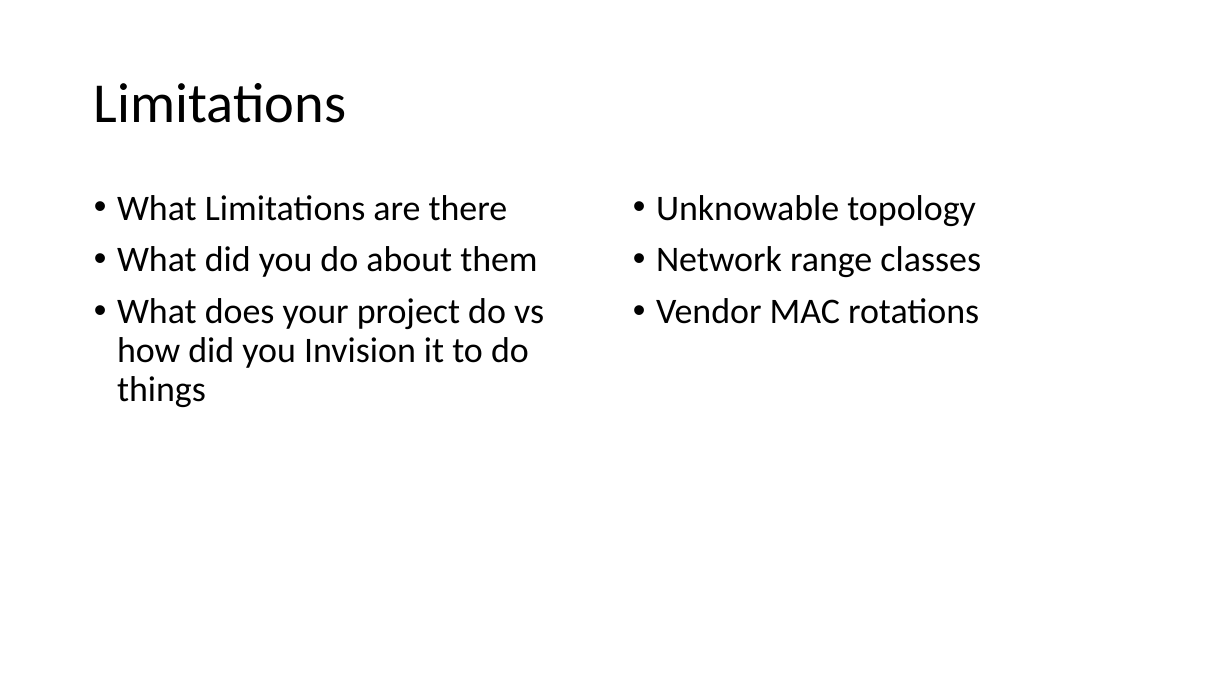
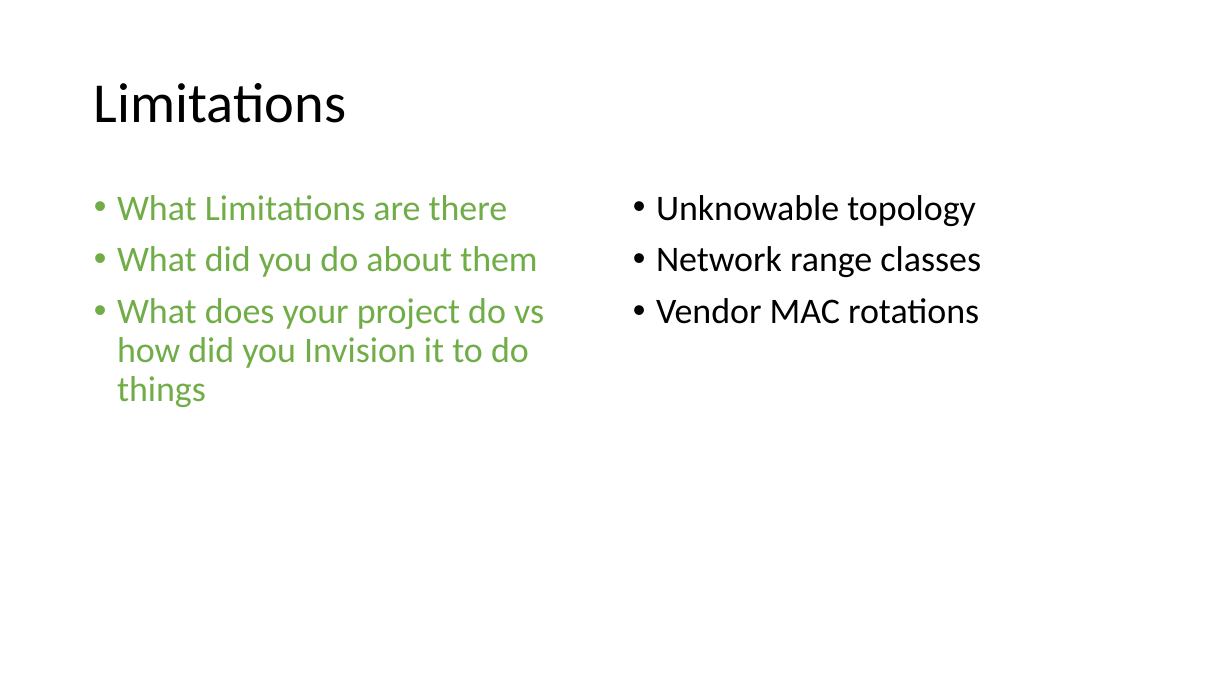
Before and after one commit to Morganplant/Crowd-Detection-System-Docs, a slide deck: slide 7 of Report Topics.pptx. Drawn at 1232x693 pixels with LibreOffice and Linux fonts; fonts in the diff are those of the drawing. Boxes give left, top, right and bottom in pixels: in the first picture for what was removed or moved away, otherwise in the second. Text is boxed around its words. In the diff, an @@ line names an element or a change of style, - is before the commit and + after.

```diff
--- a/Report Topics.pptx
+++ b/Report Topics.pptx
@@ text "What Limitations are there" at (117,195,544,407): text colour #000000 to #70AD47 @@
```
Also in this commit, not shown: 2 other files.
